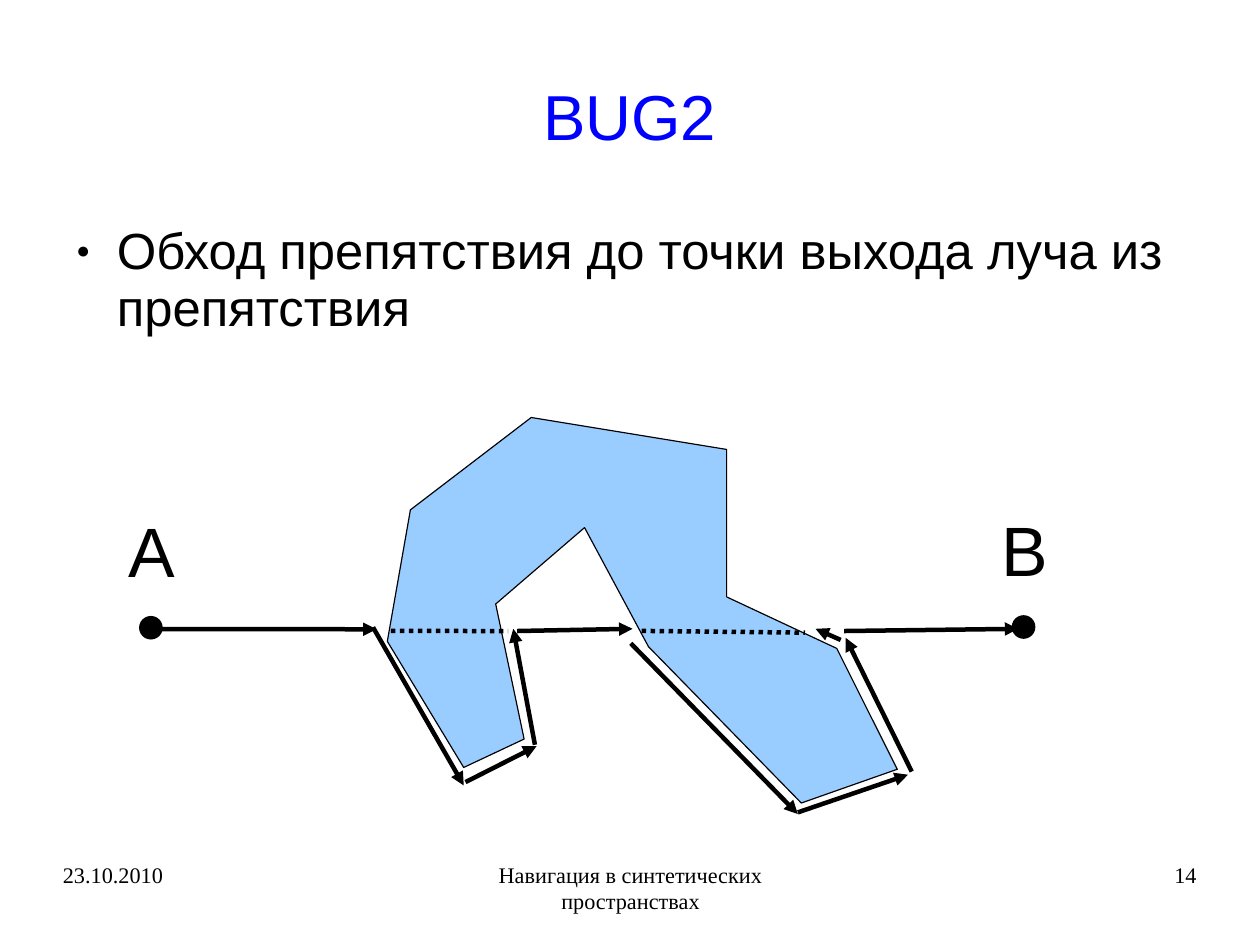
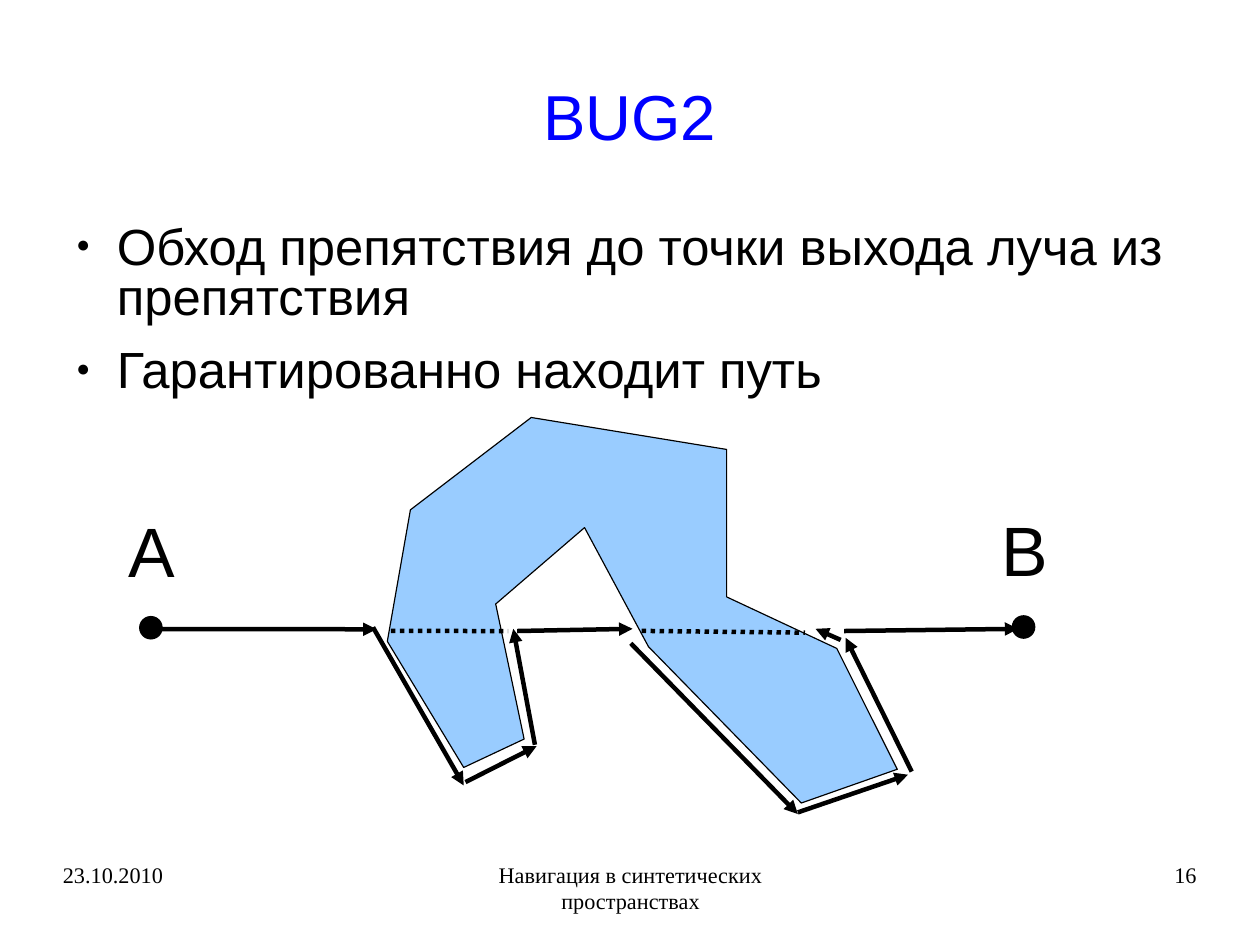
Before and after one commit to rutsky/semester09, a slide deck: slide 16 of Artificial_intelligence/Navigation_in_synthetic_space/50572_Rutsky_Navigation_in_synthetic_space.ppt (slide 14 before the commit). Drawn at 1260x945 pixels with LibreOffice and Linux fonts; fonts in the diff are those of the drawing. Boxes give left, top, right and bottom in pixels: in the first picture for what was removed or moved away, otherwise in the second. Text is boxed around its words. In the diff, an @@ line names an element or a change of style, - is before the commit and + after.

```diff
--- a/Artificial_intelligence/Navigation_in_synthetic_space/50572_Rutsky_Navigation_in_synthetic_space.ppt
+++ b/Artificial_intelligence/Navigation_in_synthetic_space/50572_Rutsky_Navigation_in_synthetic_space.ppt
@@ text at <box>117,227,1163,326</box>: line spacing 0.93 to 0.83 @@
@@ text at <box>117,353,822,399</box>: paragraph added @@
+● Гарантированно находит путь
@@ page number at <box>1174,868,1196,884</box>: text changed @@
-14
+16
```
Also in this commit, not shown: 19 other slides changed, 4 slides added, 2 other files.
